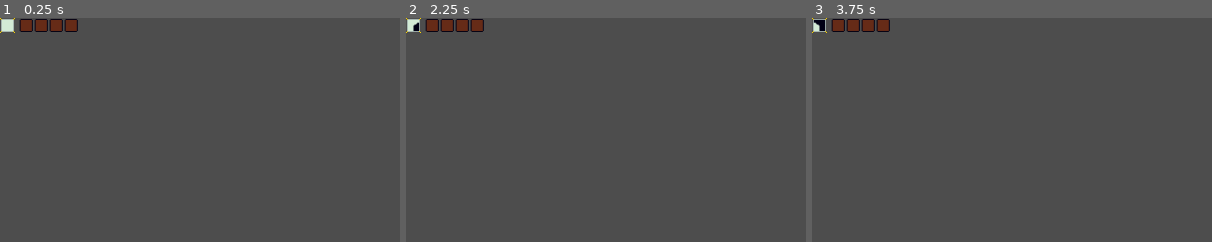
Above: before the commit, frames 1-3 (left to right).
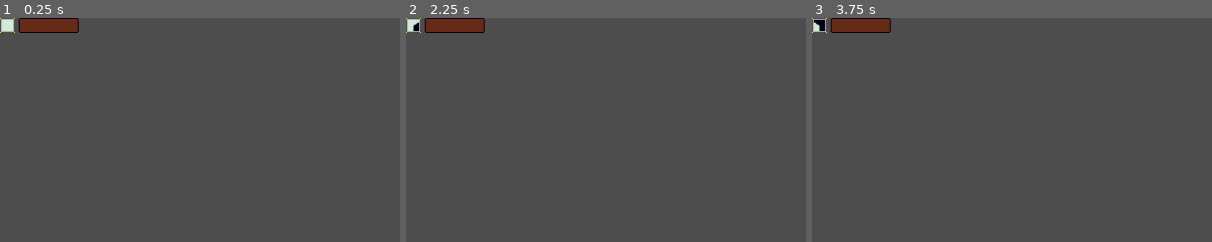
Above: after the commit, the same moments.

Repository: WinterAtne/Cancer_Bear
Game: Godot game, scene res://scenes/main.tscn
The game is run twice, just before and just after one commit, with the same random seed, the same clock (stepped at 60 frames per second) and the same inputs.
Inputs (mouse positions are % of the whole screen's width and height, from its top left):
- Up to frame 1 (0.25 s): no input
- Up to frame 2 (2.25 s): tap Enter at 0.5, 2 s; move the mouse to (72, 45) at 0.52 s; hold D (right) 0.53-2.03 s; click (72, 45) at 0.6 s; tap W (up) at 0.77, 1.52 s; tap Space at 1.25 s; move the mouse to (30, 55) at 1.27 s; tap E (interact) at 1.35 s; move the mouse to (60, 28) at 2.02 s; hold A (left) from 2.03 s (still down); tap 1 (spell_1) at 2.1 s
- Up to frame 3 (3.75 s): tap Space at 2.75 s; move the mouse to (45, 70) at 2.77 s; release A (left) at 2.78 s; hold D (right) from 2.78 s (still down); tap 2 (spell_2) at 2.85 s; tap W (up) at 3.02 s; tap Enter at 3.5 s; move the mouse to (80, 65) at 3.52 s; tap 3 (spell_3) at 3.6 s
The pictures show only the part of the screen within x 0-50%, y 0-50%; the shares and areas given below are measured in that part.

The runs differ from the first frame. In frame 1, 0.5% of the frame differs, in the area x 4-20%, y 0-7%; in frame 2, 0.5%; in frame 3, 0.5%.
Error in both runs: Out of bounds get index '0' (on base: 'Array[Level]') (res://scenes/levels/level_manager.gd:29)

Commit message:
Health bar is bar

Diff:
--- a/scenes/ui/hud/hud.gd
+++ b/scenes/ui/hud/hud.gd
@@ -11,8 +11,10 @@
 
 
 func set_health(health : int) -> void:
+	$VBoxContainer/HBoxContainer/HealthBar.max_value = PlayerData.player_instance.hitbox.health_profile.max_health
 	$VBoxContainer/HBoxContainer/HealthBar.value = health
 
 
 func adjust_aberration(amount : float, total : float) -> void:
+	$VBoxContainer/HBoxContainer/HealthBar.max_value = PlayerData.player_instance.spell_caster.max_aberration
 	$VBoxContainer/HBoxContainer/AberrationBar.value = total
Binary file changed: scenes/ui/hud/health_over.png
Binary file changed: scenes/ui/hud/health_progress.png
Binary file changed: scenes/ui/hud/health_under.png
Not shown, changed: scenes/ui/hud/health_under.png.import
Not shown: 1 places in scenes/ui/hud/hud.tscn that only renumber resources
